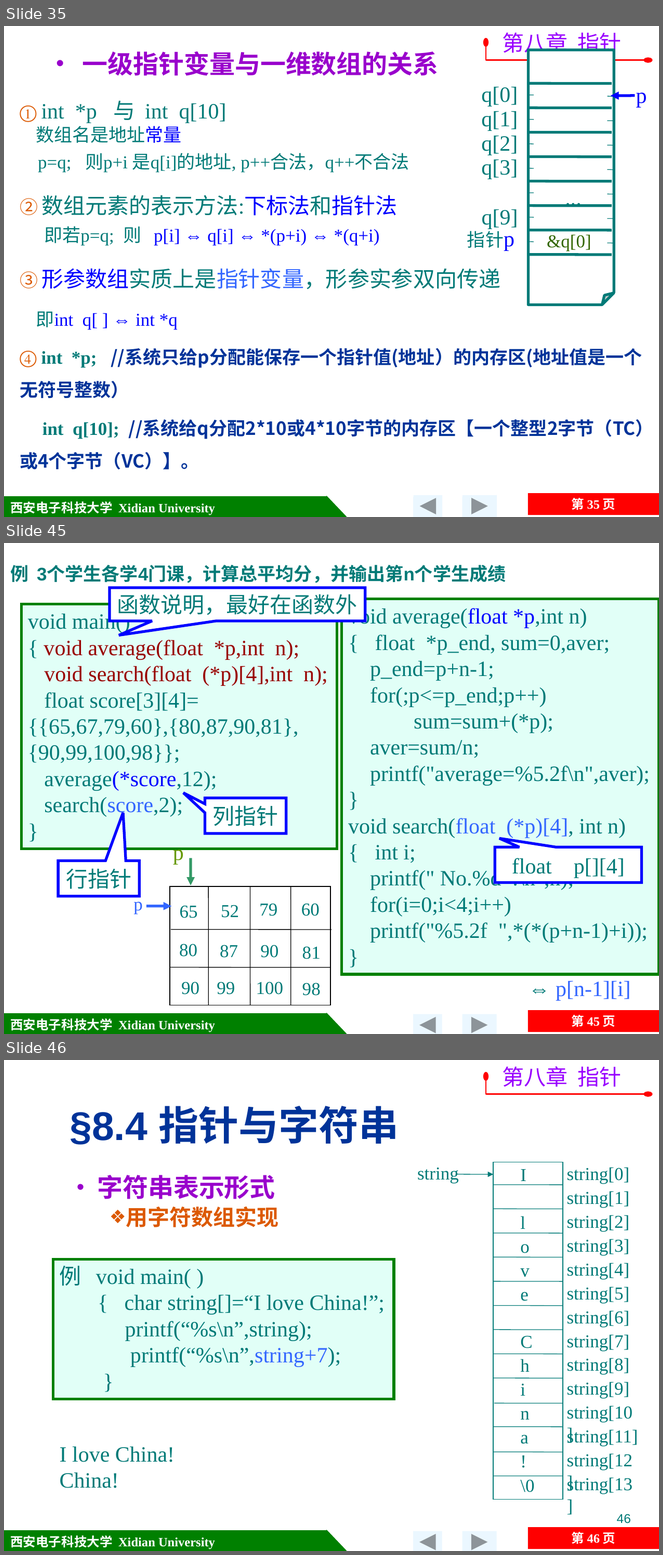
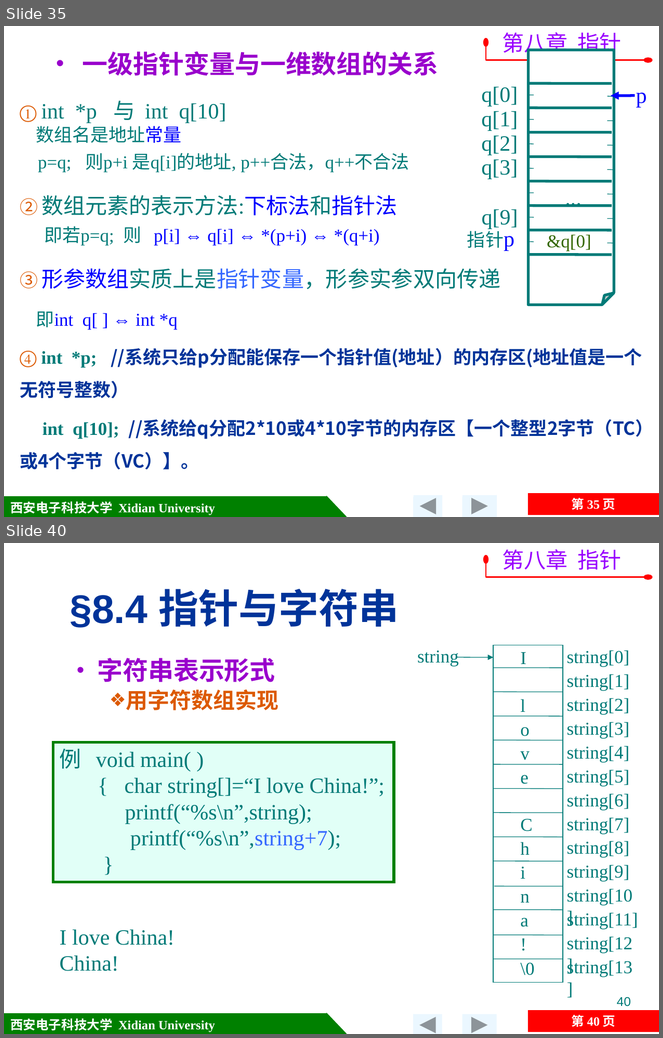
Before and after one commit to jtrfid/C-Repositories, a slide deck: 2015备课/课件/第8章 指针.pptx. Shown one above the other, each under a label of ours: slides 35, 45 and 46 before the commit, slides 35 and 40 after it; the slides between them are not shown. The pictures are 663x1555 and 663x1038 pixels, drawn with LibreOffice and Linux fonts; fonts in the diff are those of the drawing; background and template pictures are left out. Boxes give left, top, right and bottom in pixels: in the first picture for what was removed or moved away, otherwise in the second. Text is boxed around its words. In the diff, an @@ line names an element or a change of style, - is before the commit and + after.

```diff
--- a/2015备课/课件/第8章 指针.pptx
+++ b/2015备课/课件/第8章 指针.pptx
@@ slide 45 removed at (x1=4, y1=543, x2=659, y2=1034), background picture (left out); not listed: 5 template elements that a slide beside it also shows @@
@@ text removed at (x1=10, y1=565, x2=506, y2=583) @@
-例 3个学生各学4门课，计算总平均分，并输出第n个学生成绩
@@ speech box removed at (x1=110, y1=588, x2=365, y2=621) @@
-函数说明，最好在函数外
@@ rectangle removed at (x1=22, y1=604, x2=337, y2=849) @@
-void main()
-{ void average(float *p,int n);
-void search(float (*p)[4],int n);
-float score[3][4]=
-{{65,67,79,60},{80,87,90,81},
-{90,99,100,98}};
-average(*score,12);
-search(score,2);
-}
@@ rectangle removed at (x1=342, y1=599, x2=659, y2=974) @@
-void average(float *p,int n)
-{ float *p_end, sum=0,aver;
-p_end=p+n-1;
-for(;p<=p_end;p++)
-sum=sum+(*p);
-aver=sum/n;
-printf("average=%5.2f\n",aver);
-}
-void search(float (*p)[4], int n)
-{ int i;
-printf(" No.%d :\n",n);
-for(i=0;i<4;i++)
-printf("%5.2f ",*(*(p+n-1)+i));
-}
@@ speech box removed at (x1=205, y1=798, x2=286, y2=834) @@
-列指针
@@ text removed at (x1=173, y1=848, x2=184, y2=865) @@
-p
@@ speech box removed at (x1=495, y1=848, x2=642, y2=883) @@
-float p[][4]
@@ speech box removed at (x1=59, y1=861, x2=140, y2=896) @@
-行指针
@@ arrow removed from (191, 858) to (191, 886) @@
@@ text removed at (x1=133, y1=896, x2=143, y2=914) @@
-p
@@ arrow removed from (146, 906) to (172, 906) @@
@@ group removed at (x1=170, y1=887, x2=332, y2=1006): 12 texts, 5 lines, 1 rectangle @@
-65
-52
-79
-60
-80
-87
-90
-81
-90
-99
-100
-98
@@ text removed at (x1=556, y1=981, x2=631, y2=1001) @@
-⇔ p[n-1][i]
@@ what was slide 46 is now slide 40 @@
@@ page number at (x1=617, y1=997, x2=631, y2=1007): text changed @@
-46
+40
@@ page number at (x1=572, y1=1015, x2=616, y2=1027): text changed @@
-第 46 页
+第 40 页
```
Also in this commit, not shown: 13 slides changed, 1 slide added, 6 other slides removed.
